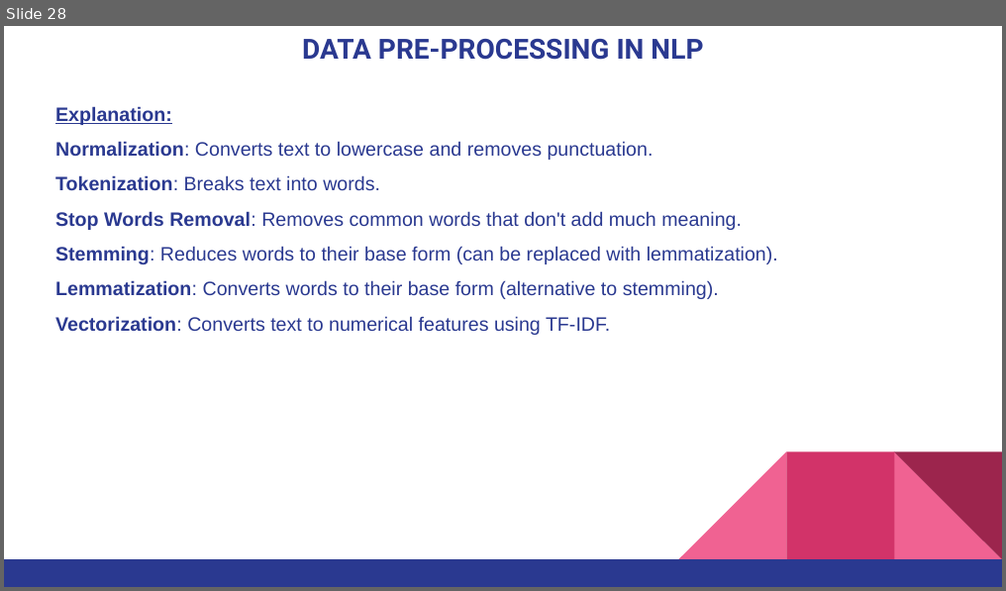
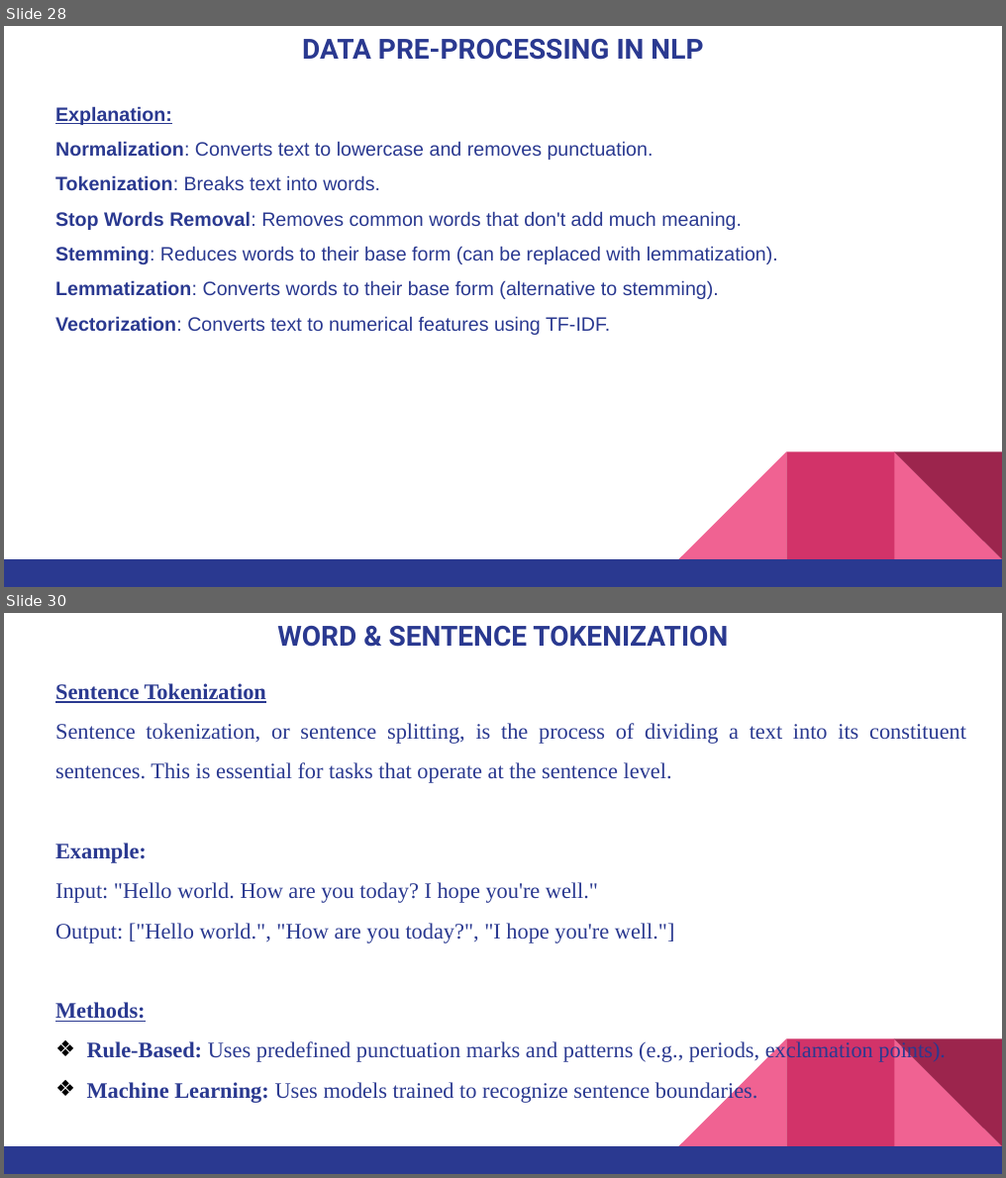
Before and after one commit to pnytrainingrepo/artificial-intelligence, a slide deck: AI-NLP.pptx. Shown one above the other, each under a label of ours: slide 28 before the commit, slides 28 and 30 after it; the slides between them are not shown. The pictures are 1006x591 and 1006x1178 pixels, drawn with LibreOffice and Linux fonts; fonts in the diff are those of the drawing. Boxes give left, top, right and bottom in pixels: in the first picture for what was removed or moved away, otherwise in the second. Text is boxed around its words. In the diff, an @@ line names an element or a change of style, - is before the commit and + after.

```diff
--- a/AI-NLP.pptx
+++ b/AI-NLP.pptx
@@ slide 30 added at bbox=[4, 613, 1002, 1174], background #FFFFFF; not listed: 5 template elements that a slide beside it also shows @@
@@ title added at bbox=[277, 626, 728, 647], 20 pt, text #2A3990, bold @@
+WORD & SENTENCE TOKENIZATION
@@ text added at bbox=[55, 683, 966, 1103], 16 pt, text #2A3990 @@
+Sentence Tokenization
+Sentence tokenization, or sentence splitting, is the process of dividing a text into its constituent sentences. This is essential for tasks that operate at the sentence level.
+Example:
+Input: "Hello world. How are you today? I hope you're well."
+Output: ["Hello world.", "How are you today?", "I hope you're well."]
+Methods:
+❖ Rule-Based: Uses predefined punctuation marks and patterns (e.g., periods, exclamation points).
+❖ Machine Learning: Uses models trained to recognize sentence boundaries.
```
Also in this commit, not shown: 1 slide changed, 5 other slides added, 9 other files.
